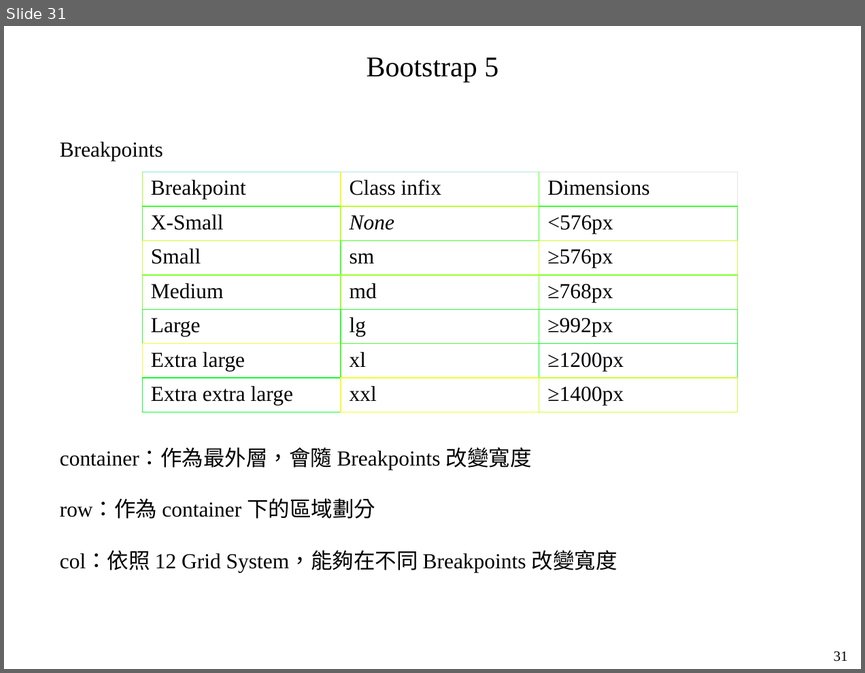
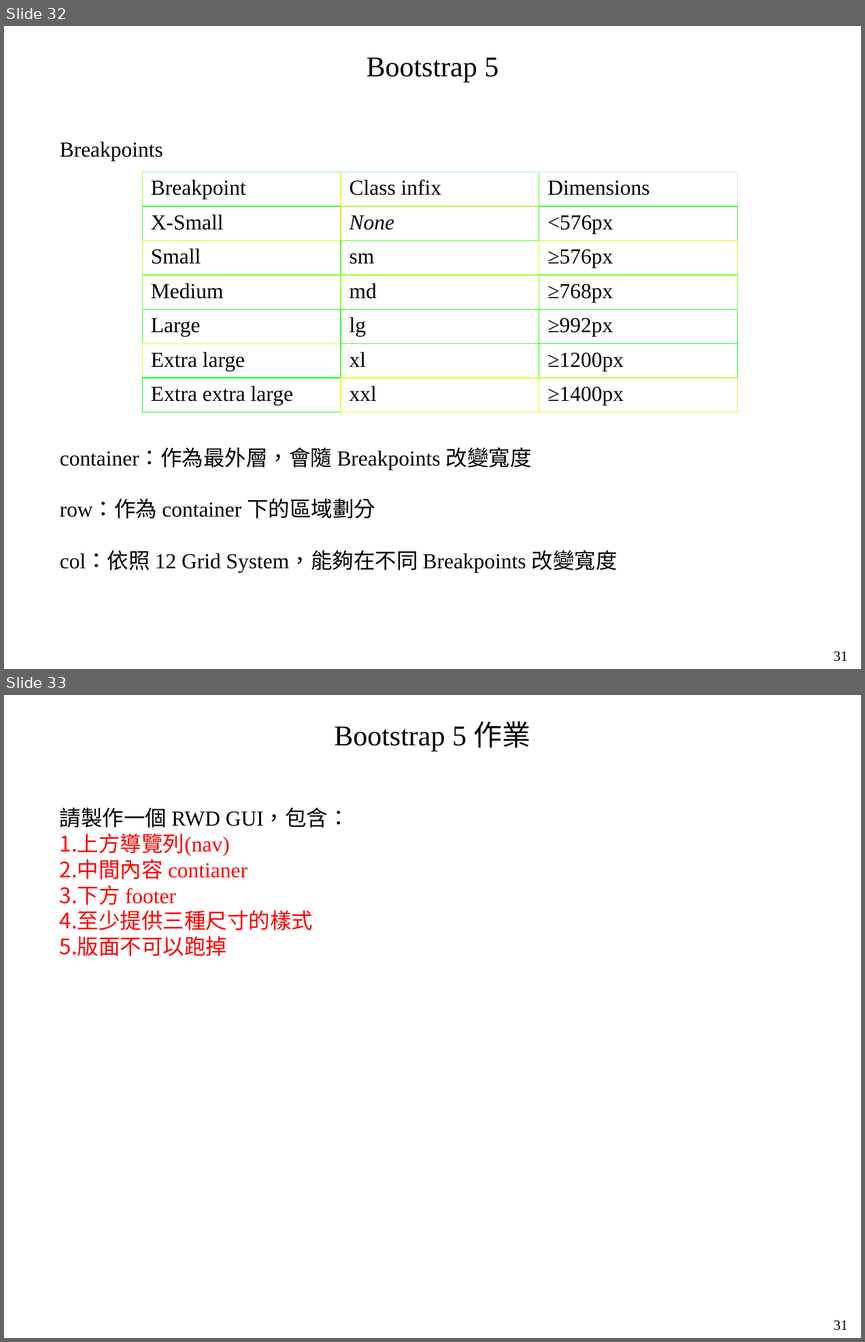
Before and after one commit to mar120434/2021_web_tutor, a slide deck: 靜態網頁.pptx. Shown one above the other, each under a label of ours: slide 31 before the commit, slides 32 and 33 after it. The pictures are 865x673 and 865x1342 pixels, drawn with LibreOffice and Linux fonts; fonts in the diff are those of the drawing. Boxes give left, top, right and bottom in pixels: in the first picture for what was removed or moved away, otherwise in the second. Text is boxed around its words. In the diff, an @@ line names an element or a change of style, - is before the commit and + after.

```diff
--- a/靜態網頁.pptx
+++ b/靜態網頁.pptx
@@ slide 33 added at [4,695,861,1338], background #FFFFFF @@
@@ text added at [334,721,531,751], 24 pt, text #000000 @@
+Bootstrap 5 作業
@@ text added at [60,807,349,956], 18 pt, text #FF0000 @@
+請製作一個 RWD GUI，包含：
+1. 上方導覽列(nav)
+2. 中間內容 contianer
+3. 下方 footer
+4. 至少提供三種尺寸的樣式
+5. 版面不可以跑掉
@@ text added at [834,1320,848,1330], 12 pt, text #000000 @@
+31
@@ what was slide 31 is now slide 32 @@
```
Also in this commit, not shown: 1 other slide added, 1 other file.
